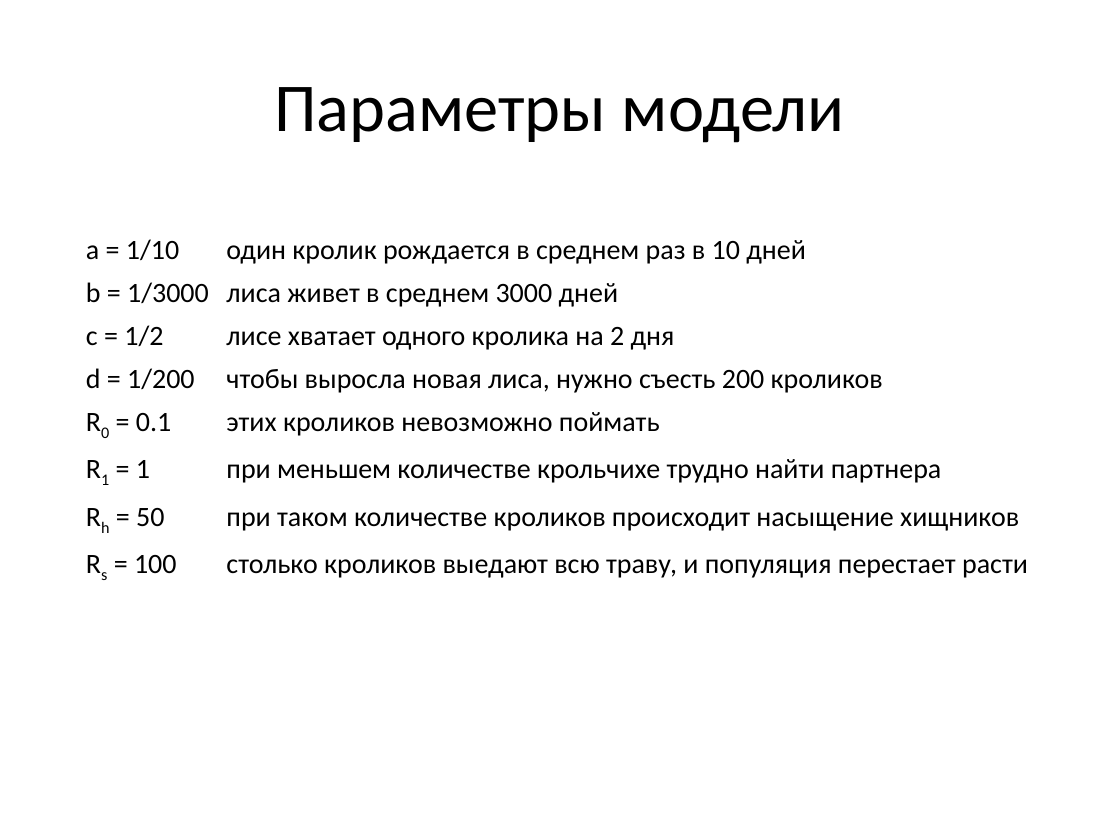
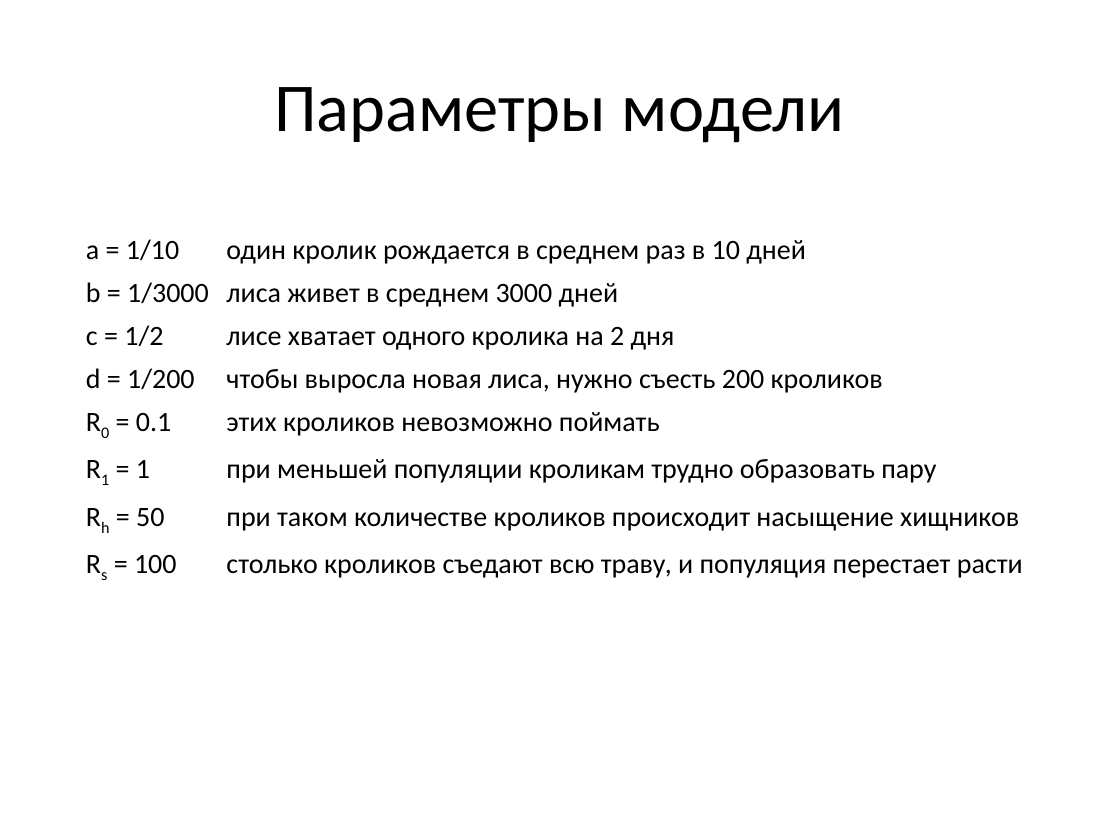
Before and after one commit to olegv142/rabbits, a slide deck: slide 8 of rabbit-foxes.pptx (slide 4 before the commit). Drawn at 1120x840 pixels with LibreOffice and Linux fonts; fonts in the diff are those of the drawing. Boxes give left, top, right and bottom in pixels: in the first picture for what was removed or moved away, otherwise in the second. Text is boxed around its words. In the diff, an @@ line names an element or a change of style, - is before the commit and + after.

```diff
--- a/rabbit-foxes.pptx
+++ b/rabbit-foxes.pptx
@@ text at (136, 459, 936, 483): text changed @@
-R1 = 1 при меньшем количестве крольчихе трудно найти партнера
+R1 = 1 при меньшей популяции кроликам трудно образовать пару
@@ text at (134, 555, 1023, 578): text changed @@
-Rs = 100 столько кроликов выедают всю траву, и популяция перестает расти
+Rs = 100 столько кроликов съедают всю траву, и популяция перестает расти
```
Also in this commit, not shown: 1 other slide changed, 5 slides added.
